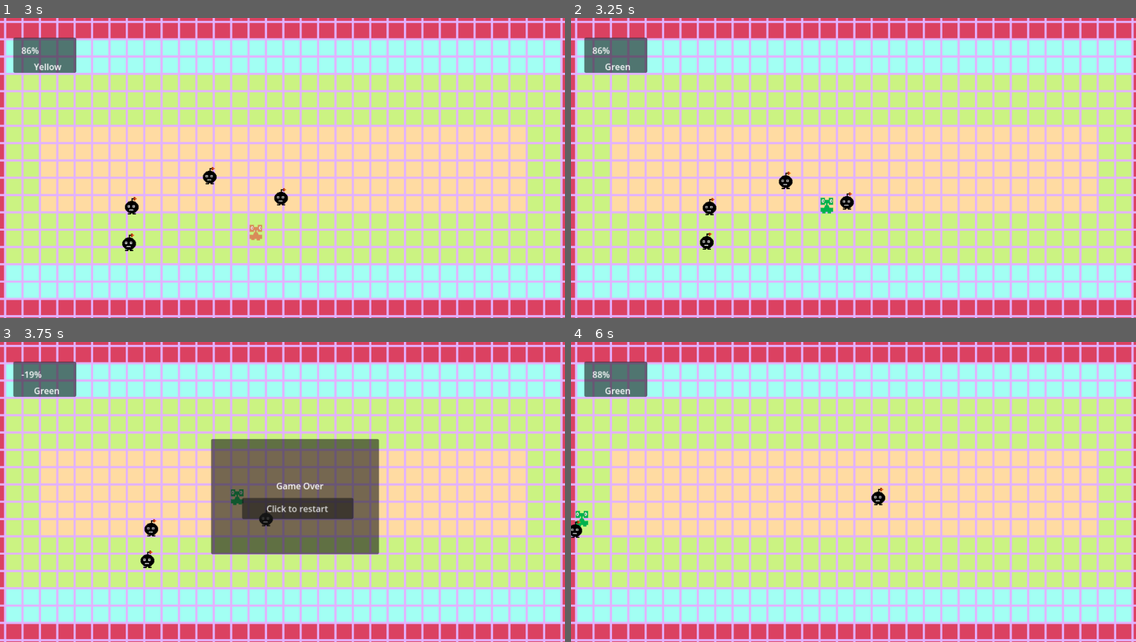
Above: before the commit, frames 1-4 (two rows, left to right).
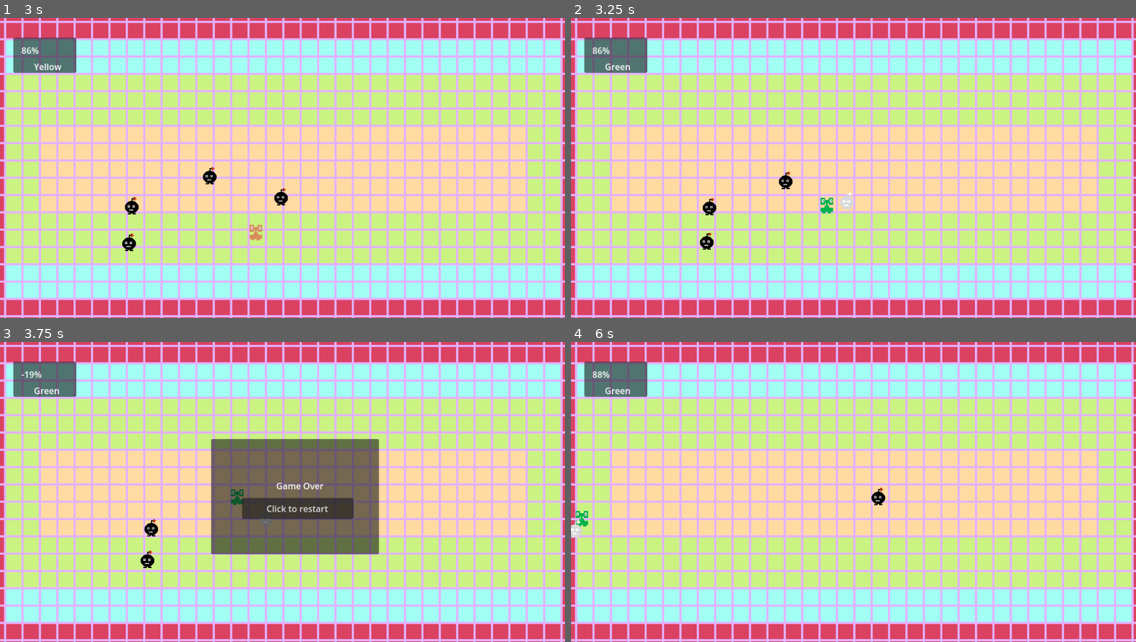
Above: after the commit, the same moments.

Repository: JaydenIvanovic/runrunrun
Game: Godot game, scene res://World.tscn
The game is run twice, just before and just after one commit, with the same random seed, the same clock (stepped at 60 frames per second) and the same inputs. The project has no main scene, so this scene is started directly.
Inputs:
- Up to frame 1 (3 s): hold D (move_right) 0.53-1.28 s; hold S (move_down) 1.28-2.03 s; hold D (move_right) 2.03-2.78 s; hold W (move_up) from 2.78 s (still down)
- Up to frame 2 (3.25 s): keep holding W (move_up)
- Up to frame 3 (3.75 s): release W (move_up) at 3.53 s; hold A (move_left) from 3.53 s (still down)
- Up to frame 4 (6 s): release A (move_left) at 4.25 s; click "Click to restart" at 4.25 s; hold A (move_left) 5.03-5.78 s; hold S (move_down) from 5.78 s (still down)

Frame 1 is identical in both runs. In frame 2, 0.1% of the frame differs, in the area x 47-51%, y 57-65%; in frame 3, less than 0.1%; in frame 4, less than 0.1%.

Commit message:
Add simple 'flash' animation for close enemy

Diff:
--- a/Enemy.gd
+++ b/Enemy.gd
@@ -2,20 +2,52 @@
 
 @export var target: Node2D
 var speed = 50
+var flashing_distance = 100
+var timer : Timer = null
 
 # Called when the node enters the scene tree for the first time.
 func _ready():
 	pass
 
-
 # Called every frame. 'delta' is the elapsed time since the previous frame.
 func _physics_process(delta):
 	if !target:
 		return
+	maybe_handle_collision(delta)
+	maybe_play_flashing_animation()
 
+func maybe_handle_collision(delta: float):
 	var target_direction = target.position - position
 	var collision_info = move_and_collide(target_direction.normalized() * speed * delta)
 	if collision_info:
 		var collision_source = collision_info.get_collider().name
 		EventBus.enemy_exploded.emit(collision_source)
 		queue_free()
+
+func maybe_play_flashing_animation():
+	if position.distance_to(target.position) <= flashing_distance:
+		if timer:
+			return
+		timer = Timer.new()
+		timer.connect("timeout", func():
+			if $Sprite.material.get_shader_parameter("red") < 0.1:
+				print_debug("white")
+				$Sprite.material.set_shader_parameter("red", 0.85)
+				$Sprite.material.set_shader_parameter("green", 0.85)
+				$Sprite.material.set_shader_parameter("blue", 0.85)
+			else:
+				print_debug("black")
+				$Sprite.material.set_shader_parameter("red", 0)
+				$Sprite.material.set_shader_parameter("green", 0)
+				$Sprite.material.set_shader_parameter("blue", 0)
+		)
+		self.add_child(timer)
+		timer.start(0.25)
+	else:
+		if timer:
+			timer.stop()
+			self.remove_child(timer)
+			timer = null
+			$Sprite.material.set_shader_parameter("red", 0)
+			$Sprite.material.set_shader_parameter("green", 0)
+			$Sprite.material.set_shader_parameter("blue", 0)
--- /dev/null
+++ b/Enemy.gdshader
@@ -0,0 +1,13 @@
+shader_type canvas_item;
+
+uniform float red = 0.0;
+uniform float green = 0.0;
+uniform float blue = 0.0;
+
+void fragment() {
+  COLOR = texture(TEXTURE, UV);
+
+  COLOR.r = COLOR.r + red;
+  COLOR.g = COLOR.g + green;
+  COLOR.b = COLOR.b + blue;
+}
--- a/Enemy.tscn
+++ b/Enemy.tscn
@@ -1,7 +1,15 @@
-[gd_scene load_steps=4 format=3 uid="uid://ctfd8cfs3yhfj"]
+[gd_scene load_steps=6 format=3 uid="uid://ctfd8cfs3yhfj"]
 
 [ext_resource type="Texture2D" uid="uid://csxkvdd5jwh0g" path="res://assets/enemy.png" id="1_61g25"]
 [ext_resource type="Script" path="res://Enemy.gd" id="2_kn73k"]
+[ext_resource type="Shader" path="res://Enemy.gdshader" id="2_t8rq7"]
+
+[sub_resource type="ShaderMaterial" id="ShaderMaterial_etf8s"]
+resource_local_to_scene = true
+shader = ExtResource("2_t8rq7")
+shader_parameter/red = 0.0
+shader_parameter/green = 0.0
+shader_parameter/blue = 0.0
 
 [sub_resource type="CircleShape2D" id="CircleShape2D_mk6du"]
 radius = 12.3693
@@ -10,9 +18,11 @@
 script = ExtResource("2_kn73k")
 
 [node name="Sprite" type="Sprite2D" parent="."]
+material = SubResource("ShaderMaterial_etf8s")
 texture = ExtResource("1_61g25")
 hframes = 4
 
 [node name="CollisionShape2D" type="CollisionShape2D" parent="."]
+visible = false
 position = Vector2(0, 3)
 shape = SubResource("CircleShape2D_mk6du")
